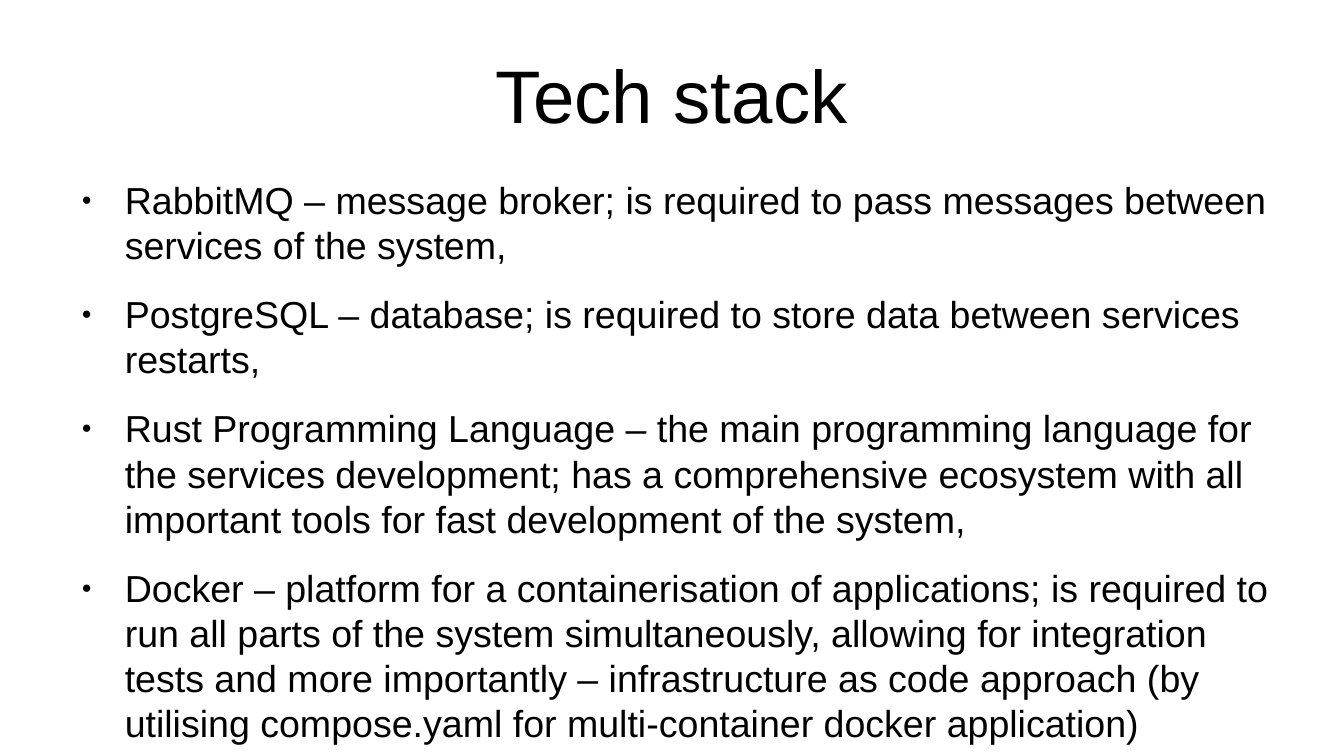
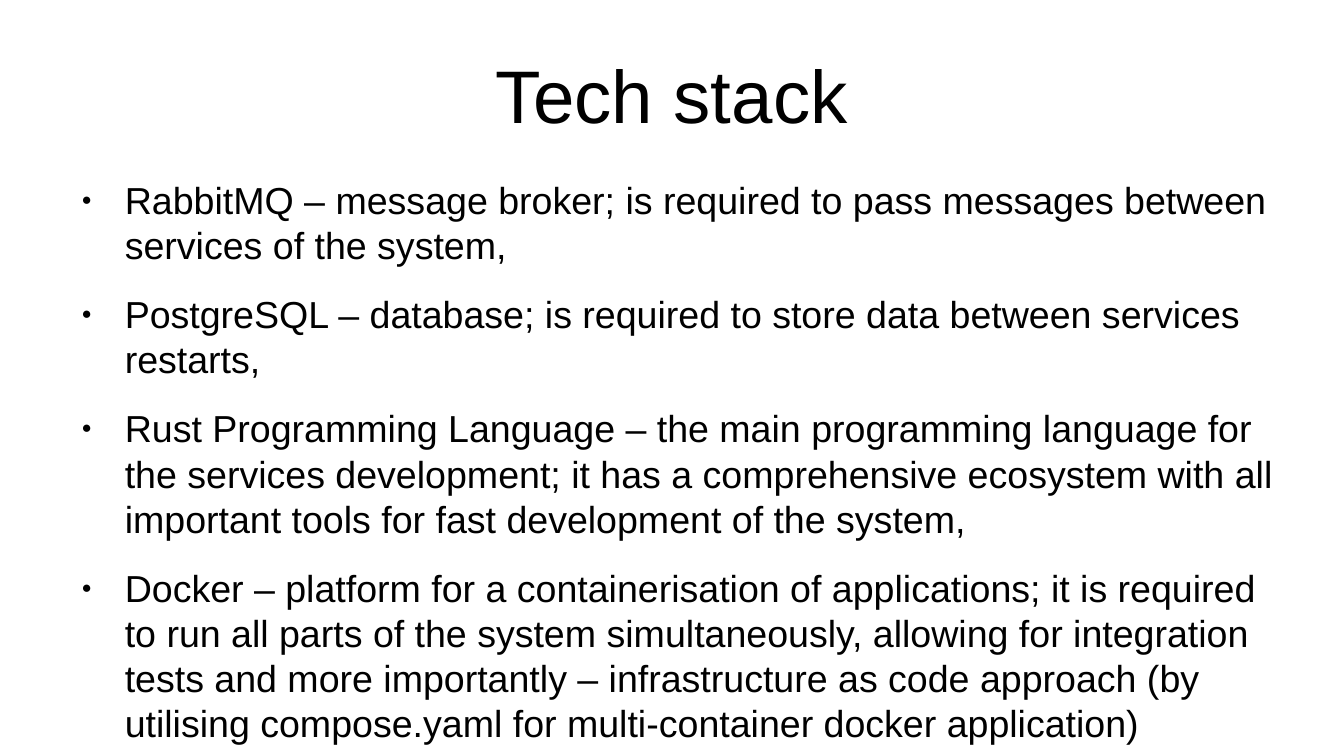
Before and after one commit to WeededMuffin385/PBT205, a slide deck: slide 2 of contact_tracing/documentation/architecture_presentation.odp. Drawn at 1344x756 pixels with LibreOffice and Linux fonts; fonts in the diff are those of the drawing. Boxes give left, top, right and bottom in pixels: in the first picture for what was removed or moved away, otherwise in the second. Text is boxed around its words. In the diff, an @@ line names an element or a change of style, - is before the commit and + after.

```diff
--- a/contact_tracing/documentation/architecture_presentation.odp
+++ b/contact_tracing/documentation/architecture_presentation.odp
@@ text at (x1=125, y1=414, x2=1273, y2=745): text changed @@
-● Rust Programming Language – the main programming language for the services development; has a comprehensive ecosystem with all important tools for fast development of the system,
-● Docker – platform for a containerisation of applications; is required to run all parts of the system simultaneously, allowing for integration tests and more importantly – infrastructure as code approach (by utilising compose.yaml for multi-container docker application)
+● Rust Programming Language – the main programming language for the services development; it has a comprehensive ecosystem with all important tools for fast development of the system,
+● Docker – platform for a containerisation of applications; it is required to run all parts of the system simultaneously, allowing for integration tests and more importantly – infrastructure as code approach (by utilising compose.yaml for multi-container docker application)
```
Also in this commit, not shown: 14 other files.
